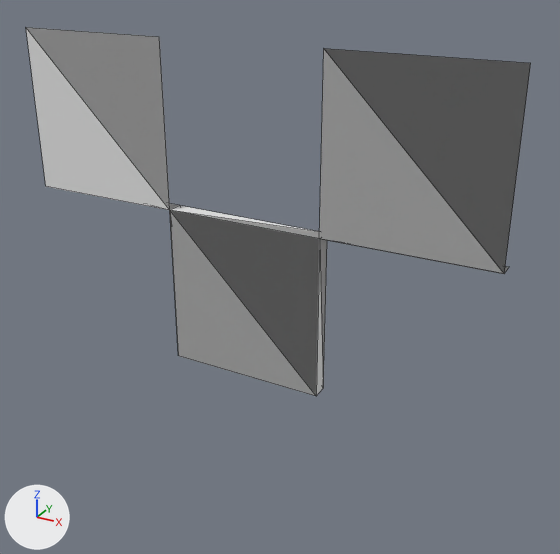
A saved change to the OBJ model src/models/target.obj.
The view is the same before and after, from a camera (50 mm lens) standing at (27.2, -36.7, 25.0) and looking at (6.5, 0.9, 6.2). Lighting does not change. The marker at lower left points along +X, +Y and +Z. Mesh edges are drawn as thin lines. Where no turn or scale is listed for an object, it has been applied to the vertices.

In view in the first picture: 'target'.
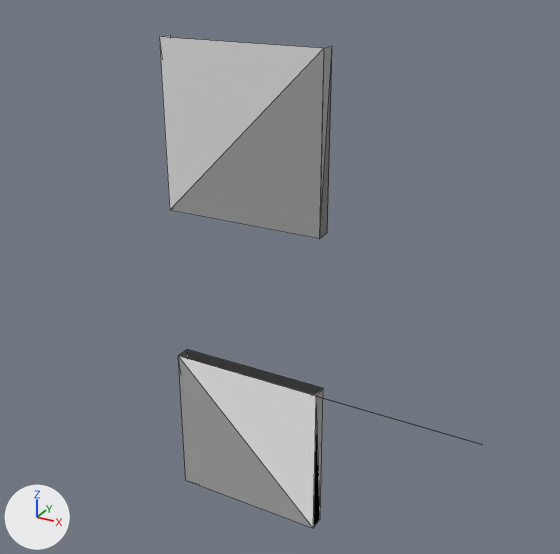
The change, as a list of edits to the scene's bpy script:
```text
Change me_target:
    used by ob_target; location = (0.0, 0.0, 0.0)
    remove me_target.from_pydata(...)  # 33 vertices, 24 faces; spans x -10.0..20.0, y -1.0..0.0, z -10.0..20.0
    add me_target.from_pydata(...)  # 28 vertices, 19 faces; spans x -10.0..20.0, y -1.0..0.0, z -10.0..20.0
    me_target part 1
    6 vertices are removed from x -10.0..20.0, y -1.0..0.0, z 0.0..20.0
    24 faces are deleted
    2 vertices are added at (0.0, -1.0, -10.0), (10.0, 0.0, -10.0)
    19 new faces join them
```

Location of each change, (x1, y1, x2, y2) in pixels of the pictures (560 x 554 px):
'target', reshaped
    before: (26, 27, 531, 396)
    after: (159, 35, 332, 528)
